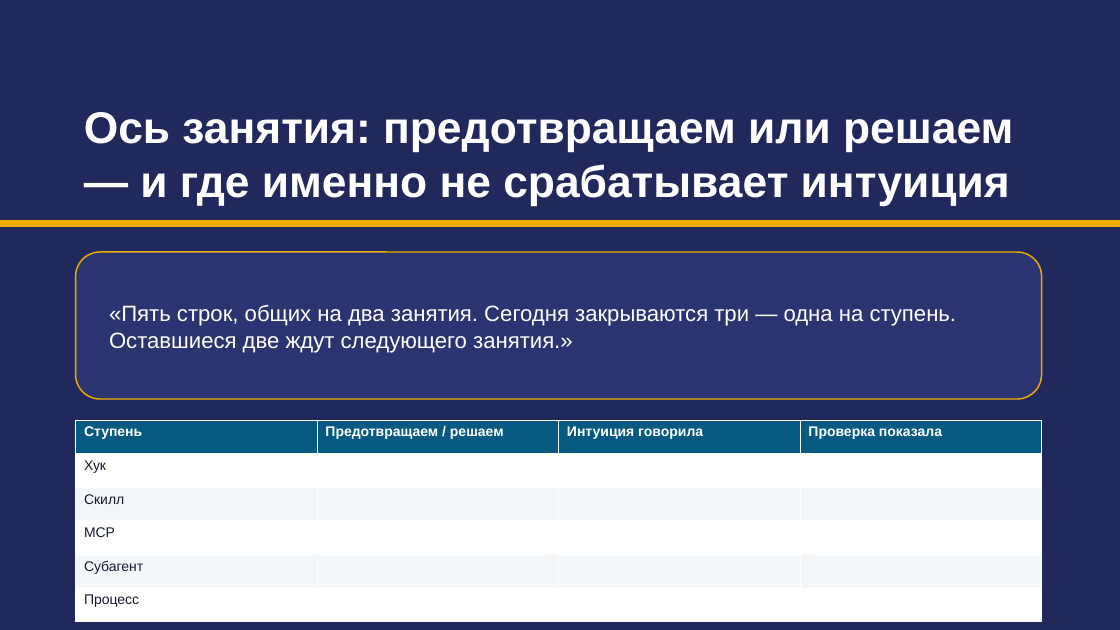
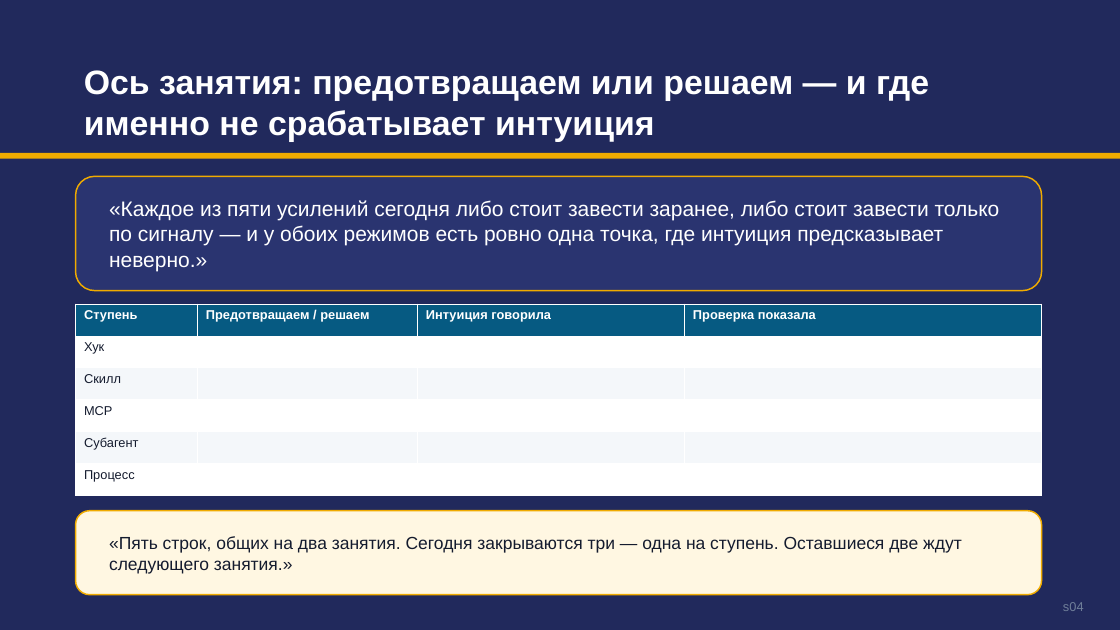
Before and after one commit to tellina-study/AI-usage-lessons, a slide deck: slide 4 of library/seminars/sem-05/rendered/sem-05.pptx. Drawn at 1120x630 pixels with LibreOffice and Linux fonts; fonts in the diff are those of the drawing. Boxes give left, top, right and bottom in pixels: in the first picture for what was removed or moved away, otherwise in the second. Text is boxed around its words. In the diff, an @@ line names an element or a change of style, - is before the commit and + after.

```diff
--- a/library/seminars/sem-05/rendered/sem-05.pptx
+++ b/library/seminars/sem-05/rendered/sem-05.pptx
@@ text "Ось занятия: предотвращаем или решаем ..." moved from (x1=84, y1=112, x2=1013, y2=205) to (x1=84, y1=70, x2=929, y2=142) @@
@@ text "Ось занятия: предотвращаем или решаем ..." at (x1=84, y1=70, x2=929, y2=142): size 38 to 29 pt @@
@@ rectangle moved from (x1=0, y1=220, x2=1120, y2=227) to (x1=0, y1=153, x2=1120, y2=159) @@
@@ rounded rectangle resized from (x1=76, y1=252, x2=1042, y2=399) to (x1=76, y1=176, x2=1042, y2=291) @@
@@ text added at (x1=109, y1=200, x2=1000, y2=271), 18 pt, text #FFFFFF @@
+«Каждое из пяти усилений сегодня либо стоит завести заранее, либо стоит завести только по сигналу — и у обоих режимов есть ровно одна точка, где интуиция предсказывает неверно.»
@@ table at (x1=76, y1=304, x2=1042, y2=496) @@
@@ size 12 to 11 pt @@
@@ table resized from (x1=76, y1=420, x2=1044, y2=622) to (x1=76, y1=304, x2=1042, y2=496) @@
@@ rounded rectangle added at (x1=76, y1=511, x2=1042, y2=595), fill #FFF7E2, outline #F0AB00 1.25 pt @@
@@ text "«Пять строк, общих на два ..." moved from (x1=109, y1=305, x2=957, y2=353) to (x1=109, y1=536, x2=962, y2=574) @@
@@ text "«Пять строк, общих на два ..." at (x1=109, y1=536, x2=962, y2=574): size 19 to 15 pt, text colour #FFFFFF to #141B2E @@
@@ text added at (x1=1063, y1=602, x2=1084, y2=611), 11 pt, text #6F7E99 @@
+s04
```
Also in this commit, not shown: 25 other slides changed, 1 slide added, 1 slide removed, 16 other files.
